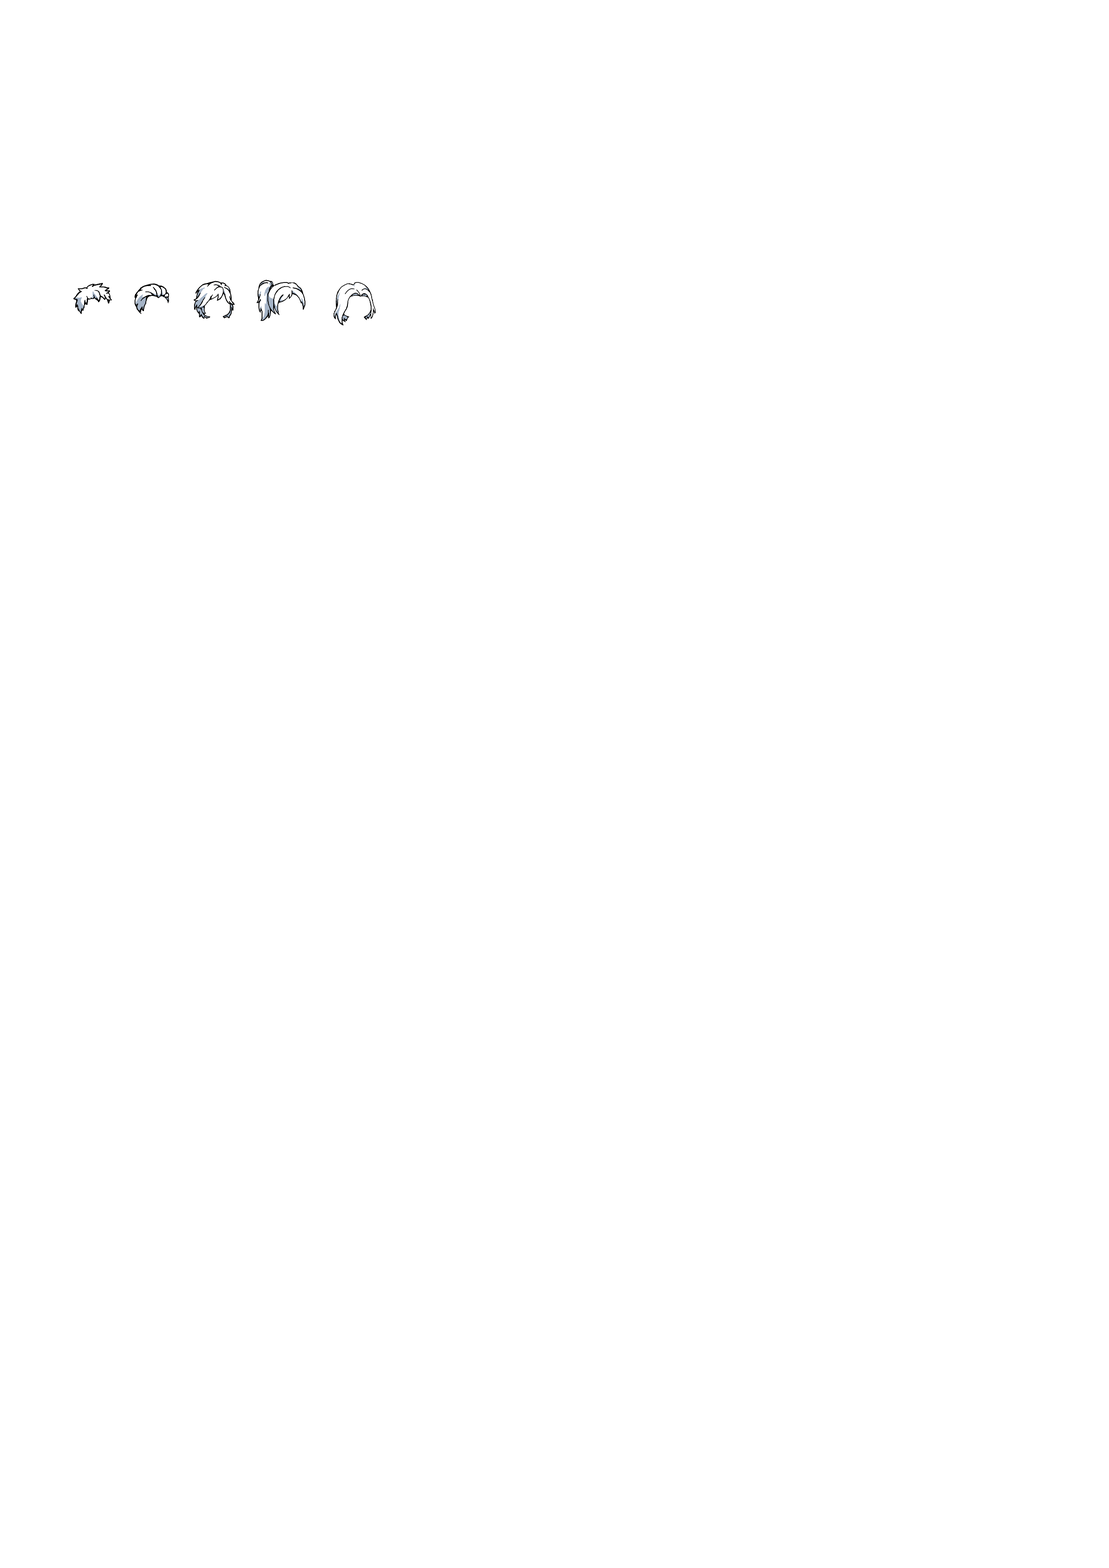
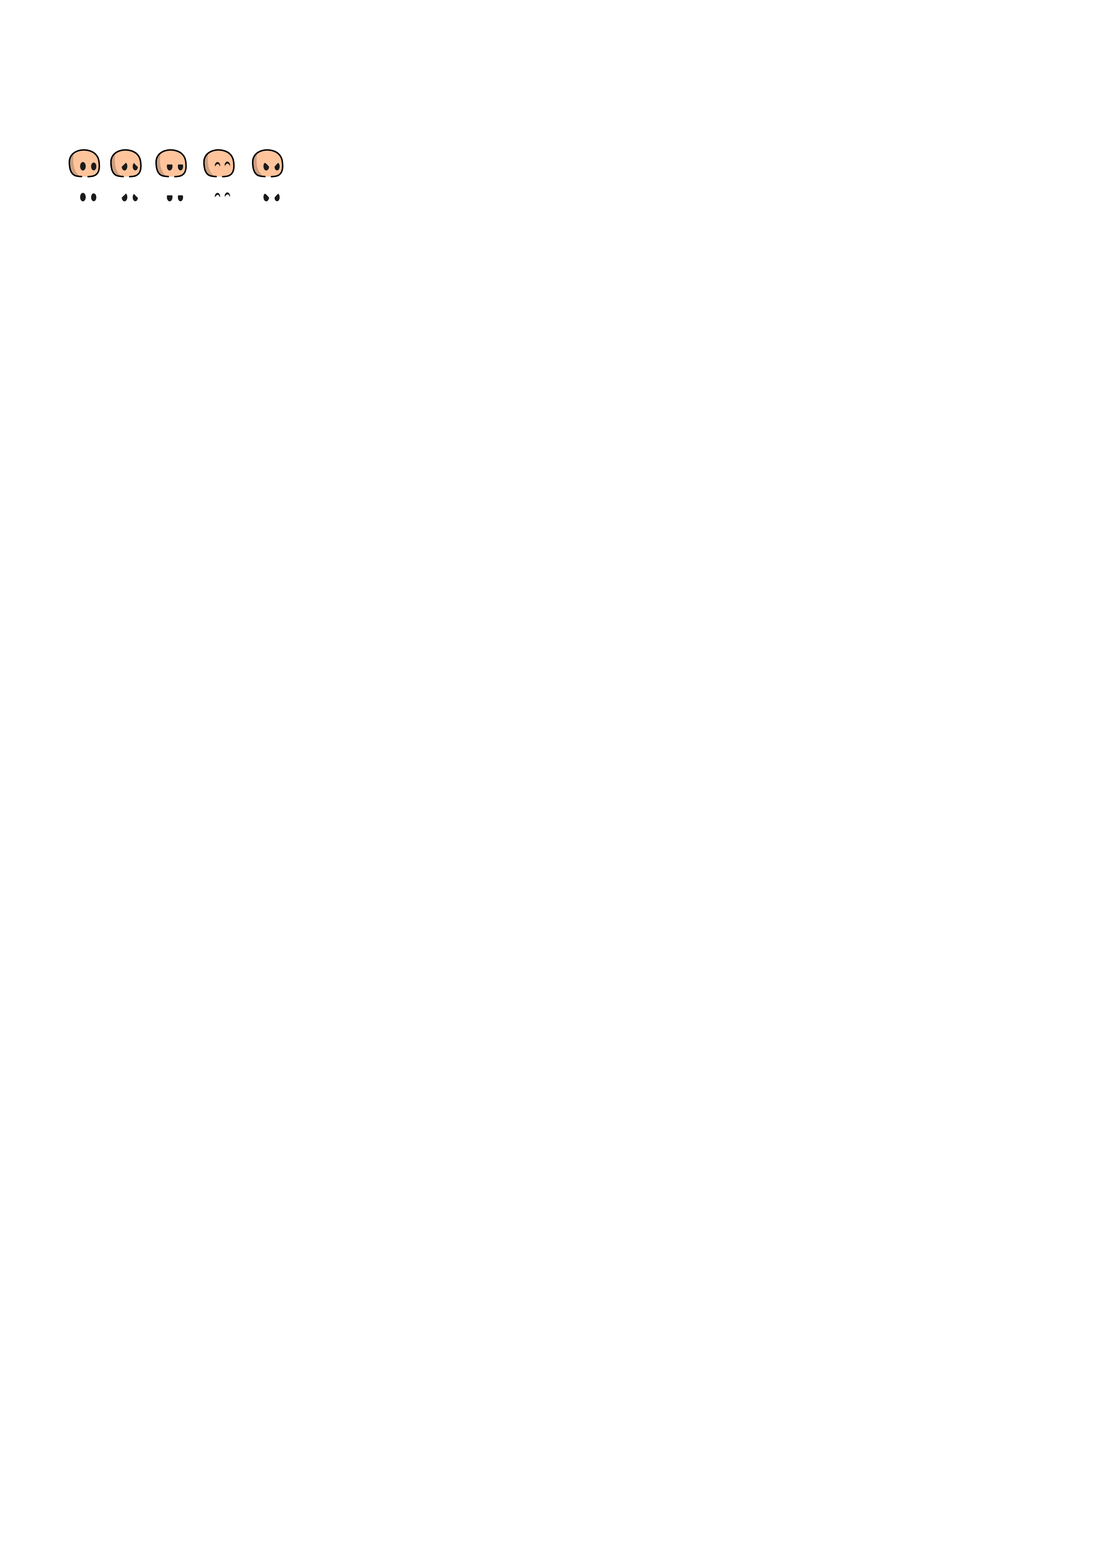
Comparing the layer stacks of the two 1109px x 1568px images. Changes:
hid group "HairStyles" (87 layers) over [68, 148, 229, 287]